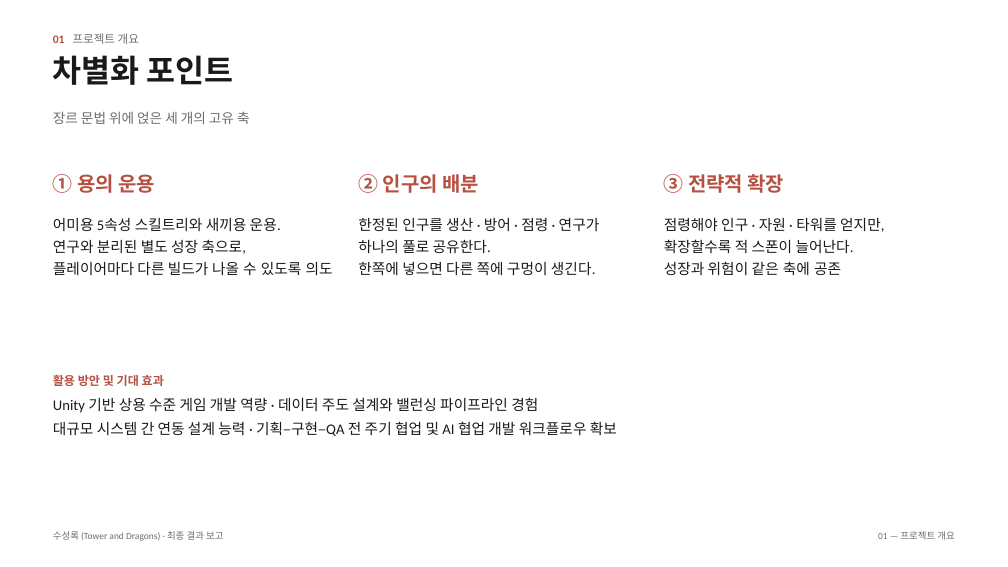
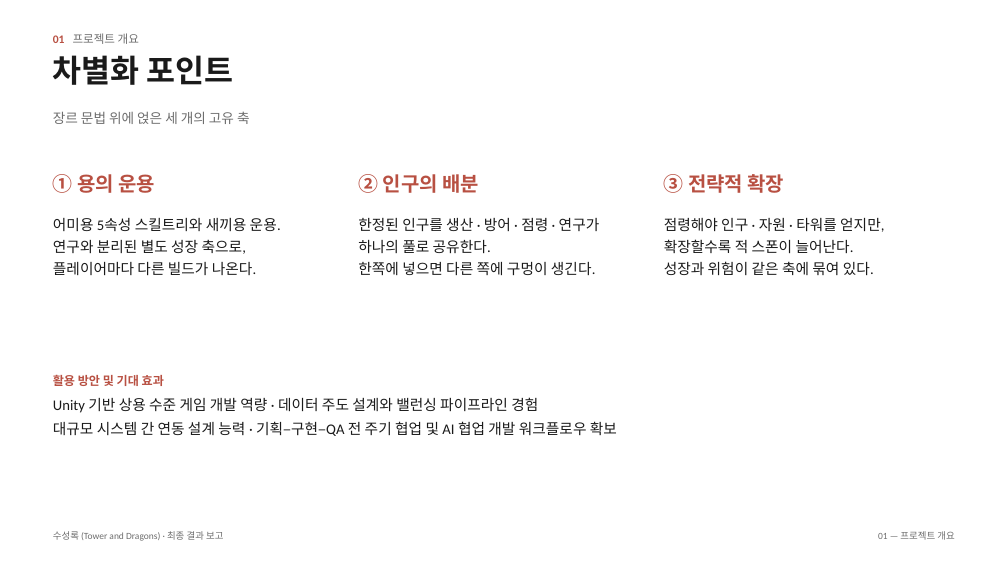
Before and after one commit to JoKangHyeon/TowerAndDragon, a slide deck: slide 4 of Docs/수성록_최종결과보고_초안.pptx. Drawn at 1008x567 pixels with LibreOffice and Linux fonts; fonts in the diff are those of the drawing. Boxes give left, top, right and bottom in pixels: in the first picture for what was removed or moved away, otherwise in the second. Text is boxed around its words. In the diff, an @@ line names an element or a change of style, - is before the commit and + after.

```diff
--- a/Docs/수성록_최종결과보고_초안.pptx
+++ b/Docs/수성록_최종결과보고_초안.pptx
@@ text at [53, 262, 257, 275]: text changed @@
-플레이어마다 다른 빌드가 나올 수 있도록 의도
+플레이어마다 다른 빌드가 나온다.
@@ text at [664, 261, 874, 275]: text changed @@
-성장과 위험이 같은 축에 공존
+성장과 위험이 같은 축에 묶여 있다.
```
Also in this commit, not shown: 9 other slides changed, 7 slides added, 7 slides removed, 12 other files.
